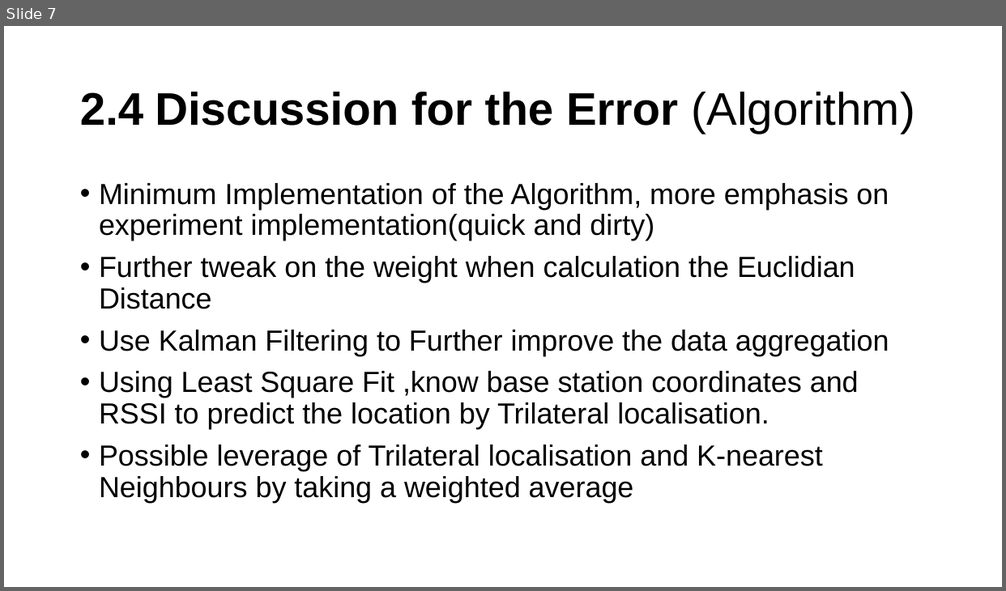
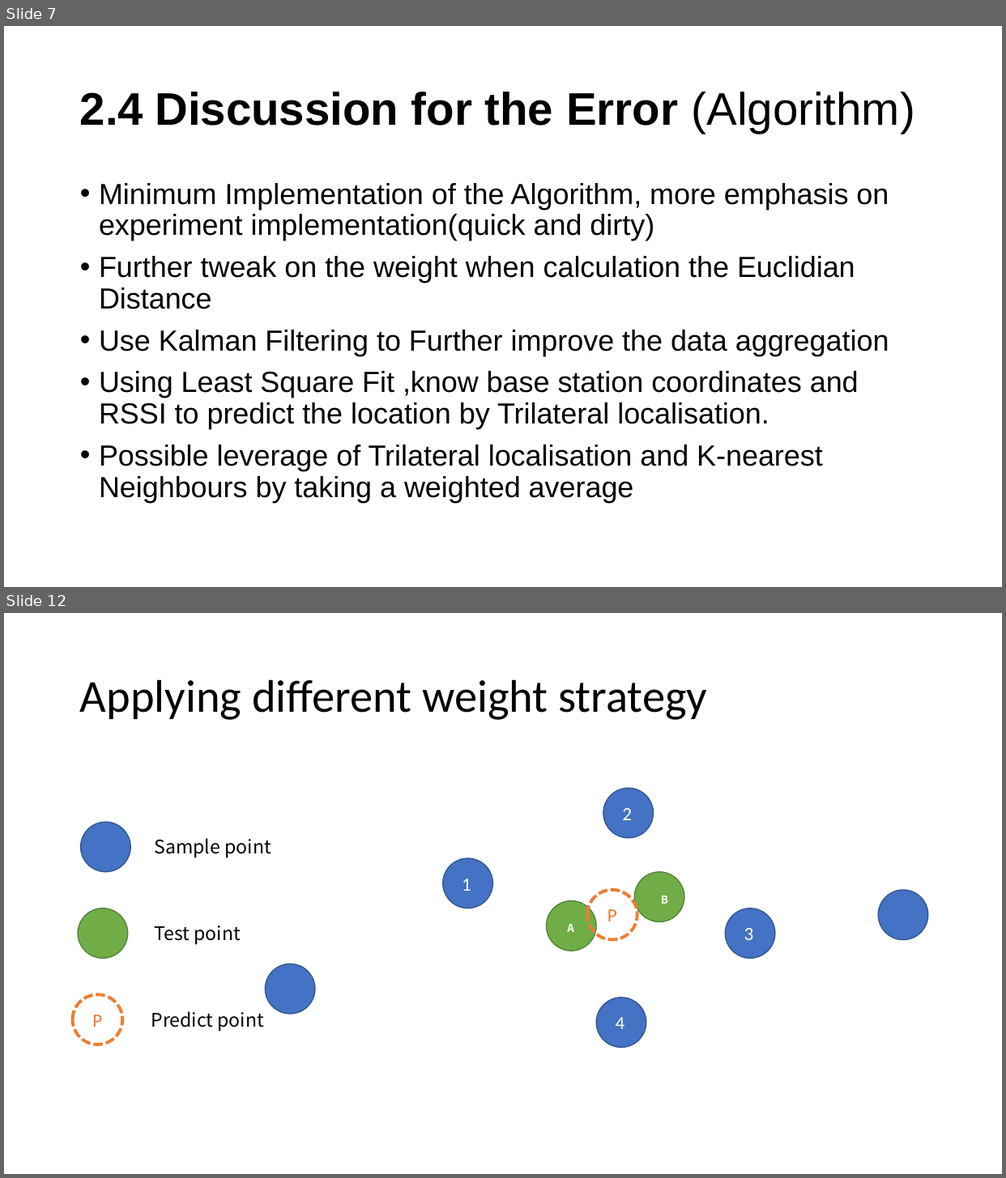
Before and after one commit to xzho2604/iot_project, a slide deck: report/iot_presentation2.pptx. Shown one above the other, each under a label of ours: slide 7 before the commit, slides 7 and 12 after it; the slides between them are not shown. The pictures are 1006x591 and 1006x1178 pixels, drawn with LibreOffice and Linux fonts; fonts in the diff are those of the drawing. Boxes give left, top, right and bottom in pixels: in the first picture for what was removed or moved away, otherwise in the second. Text is boxed around its words. In the diff, an @@ line names an element or a change of style, - is before the commit and + after.

```diff
--- a/report/iot_presentation2.pptx
+++ b/report/iot_presentation2.pptx
@@ slide 12 added at (4,613,1002,1174), background #FFFFFF @@
@@ title added at (80,679,707,720), 44 pt, text #000000 @@
+Applying different weight strategy
@@ ellipse added at (587,890,637,940), outline #ED7D31 3 pt dashed, 18 pt, text #ED7D31 @@
+P
@@ group added at (78,788,928,1048): 9 ellipses, 4 texts @@
+1
+4
+2
+3
+Sample point
+Test point
+A
+B
@@ ellipse added at (266,964,315,1014), fill #4472C4, outline #325491 1 pt @@
@@ ellipse added at (73,995,123,1045), outline #ED7D31 3 pt dashed, 18 pt, text #ED7D31 @@
+P
@@ text added at (151,1012,264,1031), 18 pt, text #000000 @@
+Predict point
```
Also in this commit, not shown: 5 other slides added.
